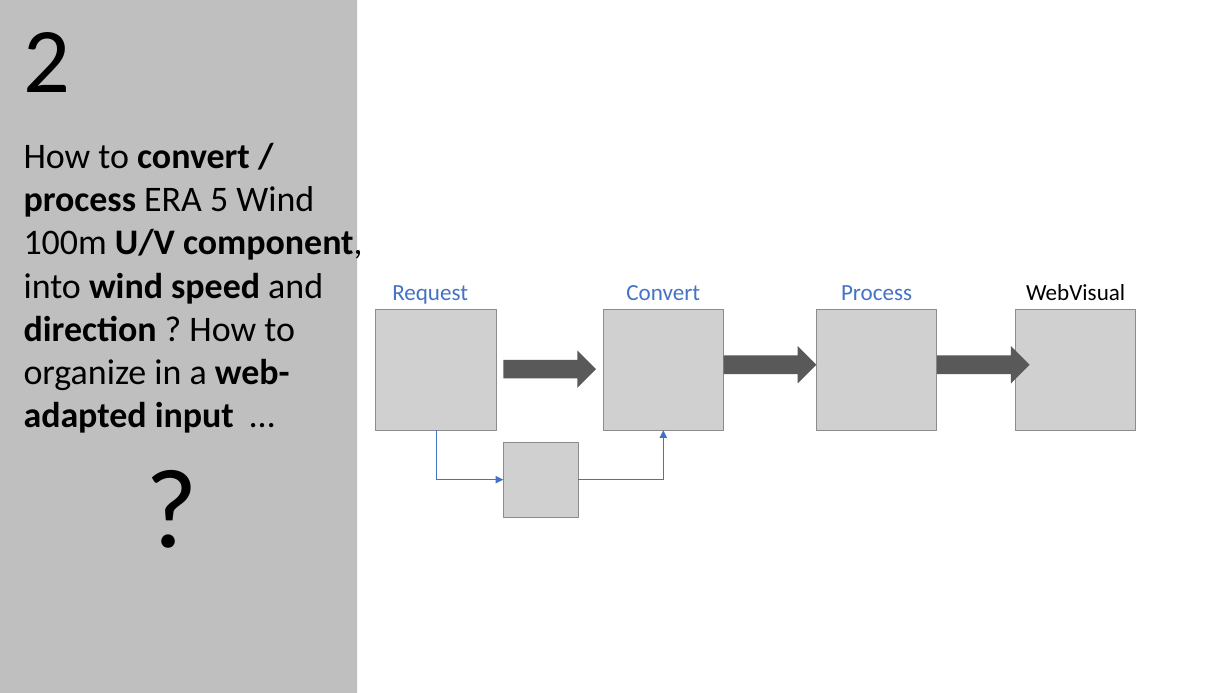
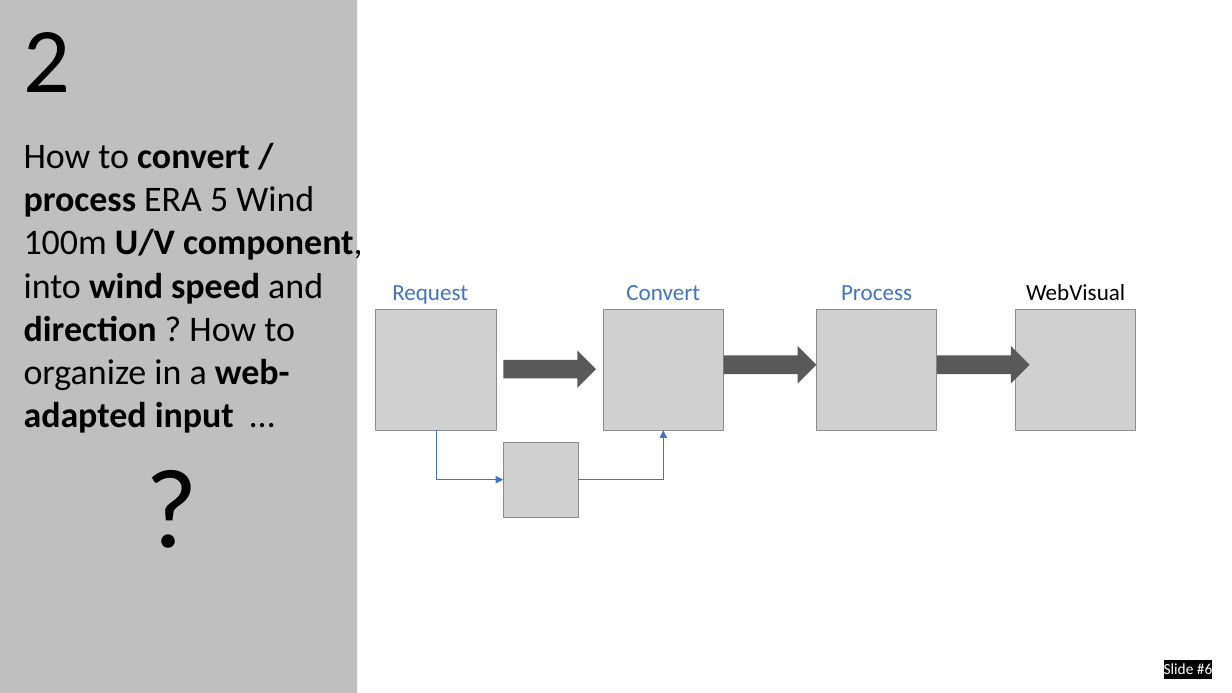
Before and after one commit to GITGT200/METEO_WIND, a slide deck: slide 6 of CHA05_MeteoWind_Wind-data-acquisition-process-publishing.pptx (slide 7 before the commit). Drawn at 1232x693 pixels with LibreOffice and Linux fonts; fonts in the diff are those of the drawing; grey boxes stand for pictures. Boxes give left, top, right and bottom in pixels: in the first picture for what was removed or moved away, otherwise in the second. Text is boxed around its words. In the diff, an @@ line names an element or a change of style, - is before the commit and + after.

```diff
--- a/CHA05_MeteoWind_Wind-data-acquisition-process-publishing.pptx
+++ b/CHA05_MeteoWind_Wind-data-acquisition-process-publishing.pptx
@@ page number added at box(1164, 663, 1212, 674), 12 pt, text #FFFFFF @@
+Slide #6
```
Also in this commit, not shown: 8 other slides changed, 1 slide removed.
